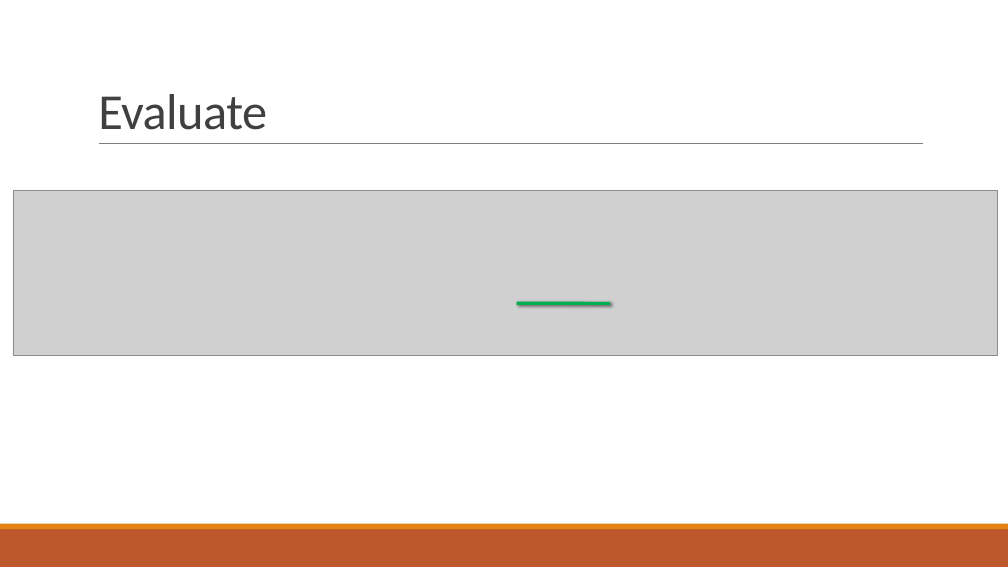
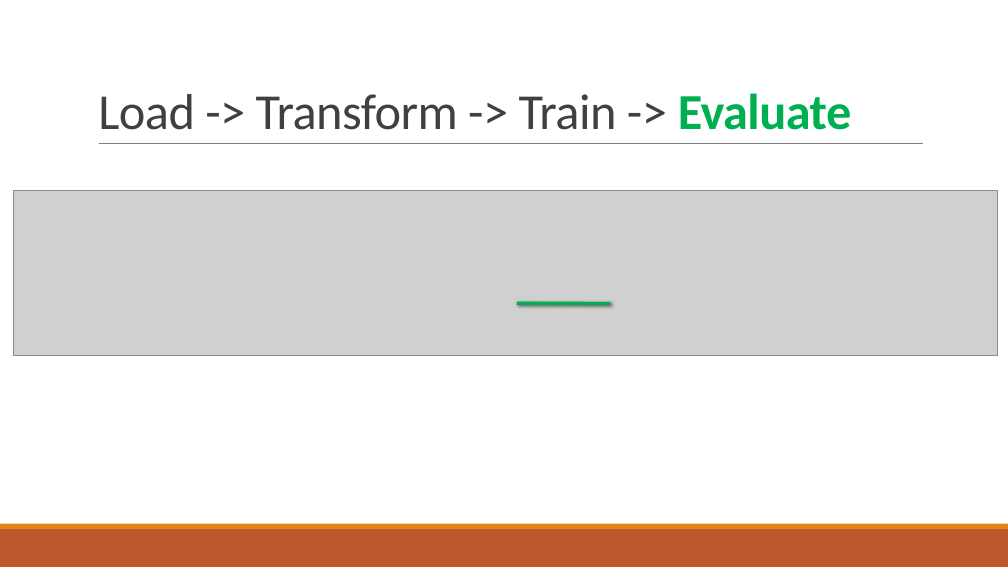
Before and after one commit to praveenraghuvanshi1512/AIML, a slide deck: slide 25 of Meetup_DotNet_10_Aug_2019/ML_Net_Praveen_Raghuvanshi_10_Aug_2019.pptx. Drawn at 1008x567 pixels with LibreOffice and Linux fonts; fonts in the diff are those of the drawing; grey boxes stand for pictures. Boxes give left, top, right and bottom in pixels: in the first picture for what was removed or moved away, otherwise in the second. Text is boxed around its words. In the diff, an @@ line names an element or a change of style, - is before the commit and + after.

```diff
--- a/Meetup_DotNet_10_Aug_2019/ML_Net_Praveen_Raghuvanshi_10_Aug_2019.pptx
+++ b/Meetup_DotNet_10_Aug_2019/ML_Net_Praveen_Raghuvanshi_10_Aug_2019.pptx
@@ title at (x1=98, y1=93, x2=852, y2=130): text changed @@
-Evaluate
+Load -> Transform -> Train -> Evaluate
```
Also in this commit, not shown: 4 other slides changed, 3 slides added, 2 slides removed.
